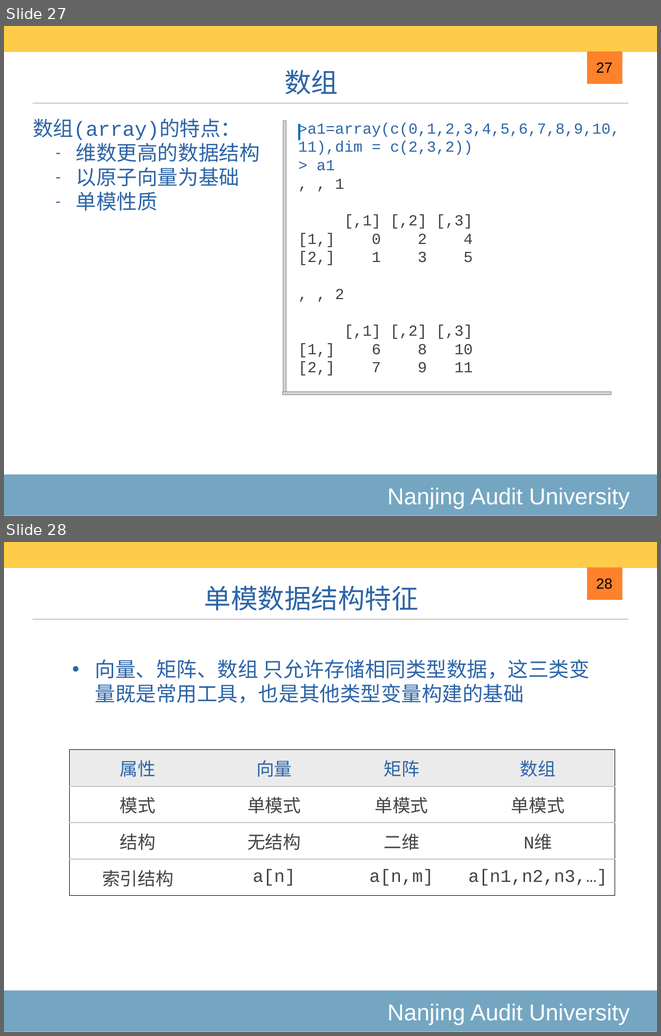
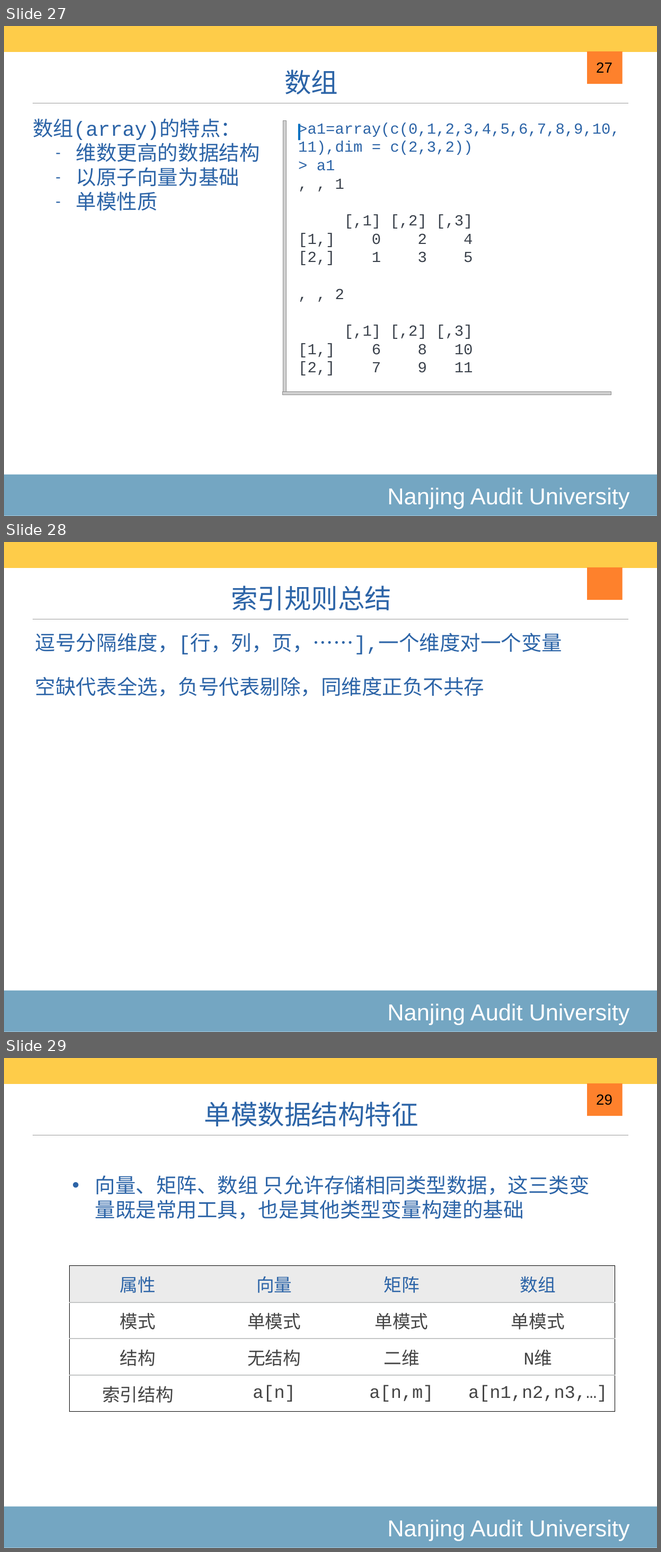
Before and after one commit to exoplanetX/DataAnalytics, a slide deck: 2019-2-基础数据结构.pptx. Shown one above the other, each under a label of ours: slides 27 and 28 before the commit, slides 27, 28 and 29 after it. The pictures are 661x1036 and 661x1552 pixels, drawn with LibreOffice and Linux fonts; fonts in the diff are those of the drawing; grey boxes stand for pictures. Boxes give left, top, right and bottom in pixels: in the first picture for what was removed or moved away, otherwise in the second. Text is boxed around its words. In the diff, an @@ line names an element or a change of style, - is before the commit and + after.

```diff
--- a/2019-2-基础数据结构.pptx
+++ b/2019-2-基础数据结构.pptx
@@ slide 28 added at (4, 542, 657, 1032), background #FFFFFF; not listed: 4 template elements that a slide beside it also shows @@
@@ title added at (231, 585, 391, 610), 42 pt, text #2C64A7 @@
+索引规则总结
@@ text added at (35, 633, 562, 696), 32 pt, text #2C64A7 @@
+逗号分隔维度，[行，列，页，……],一个维度对一个变量
+空缺代表全选，负号代表剔除，同维度正负不共存
@@ what was slide 28 is now slide 29 @@
@@ page number at (596, 1094, 612, 1105): text changed @@
-28
+29
```
Also in this commit, not shown: 14 slides changed.
